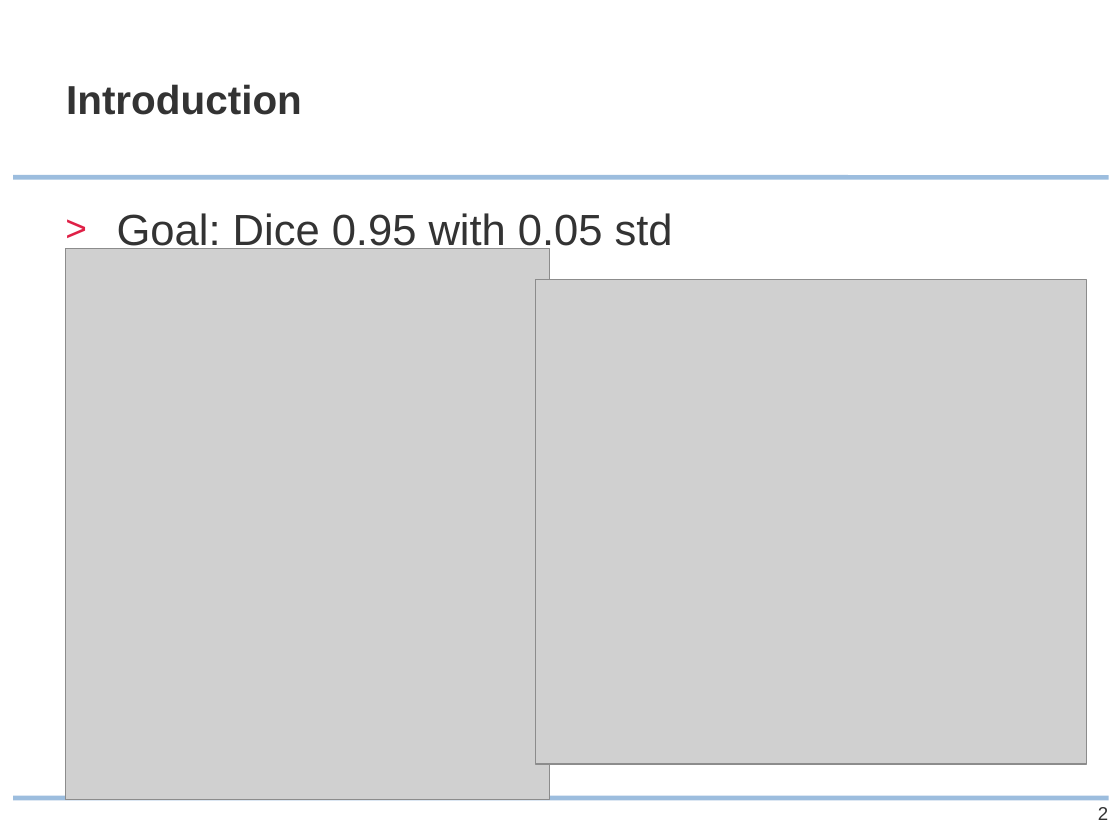
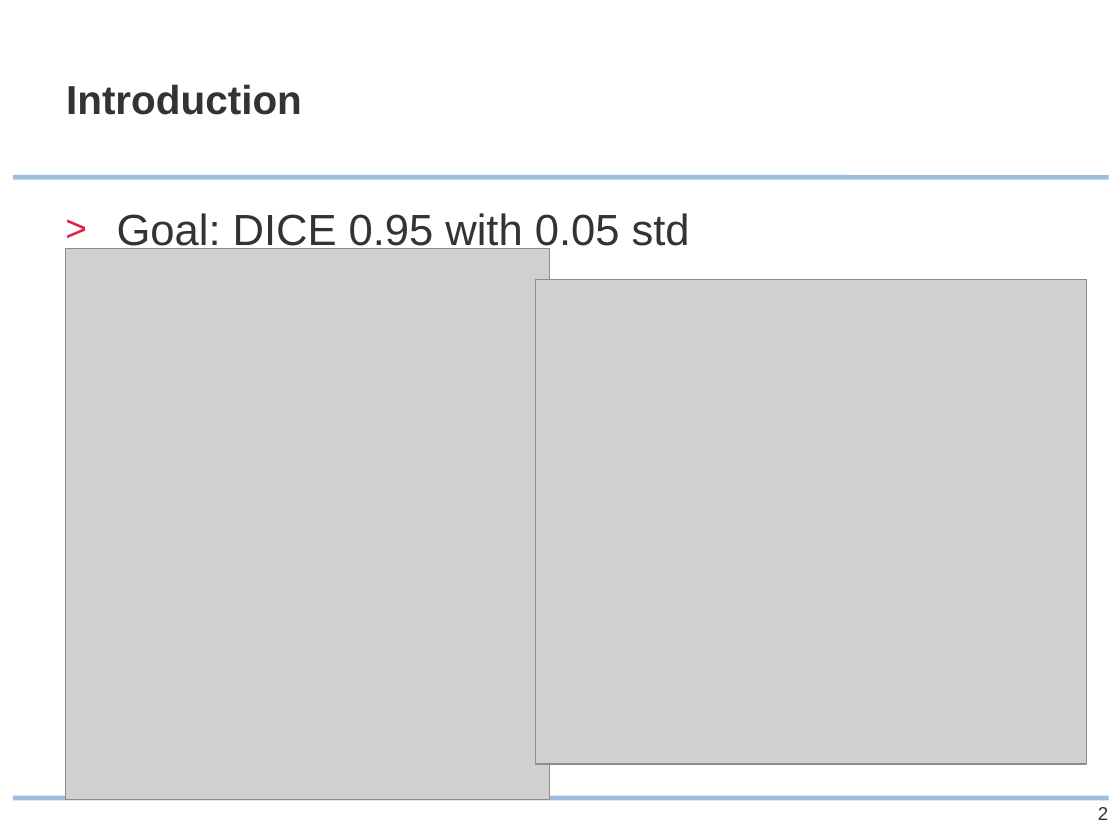
Before and after one commit to ipa/MIALab, a slide deck: slide 2 of doc/presentation/MIALab_slides.pptx. Drawn at 1120x840 pixels with LibreOffice and Linux fonts; fonts in the diff are those of the drawing; grey boxes stand for pictures; background and template pictures are left out. Boxes give left, top, right and bottom in pixels: in the first picture for what was removed or moved away, otherwise in the second. Text is boxed around its words. In the diff, an @@ line names an element or a change of style, - is before the commit and + after.

```diff
--- a/doc/presentation/MIALab_slides.pptx
+++ b/doc/presentation/MIALab_slides.pptx
@@ text at (x1=117, y1=213, x2=690, y2=254): text changed @@
-> Goal: Dice 0.95 with 0.05 std
+> Goal: DICE 0.95 with 0.05 std
```
Also in this commit, not shown: 2 slides added, 1 slide removed, 1 other file.
